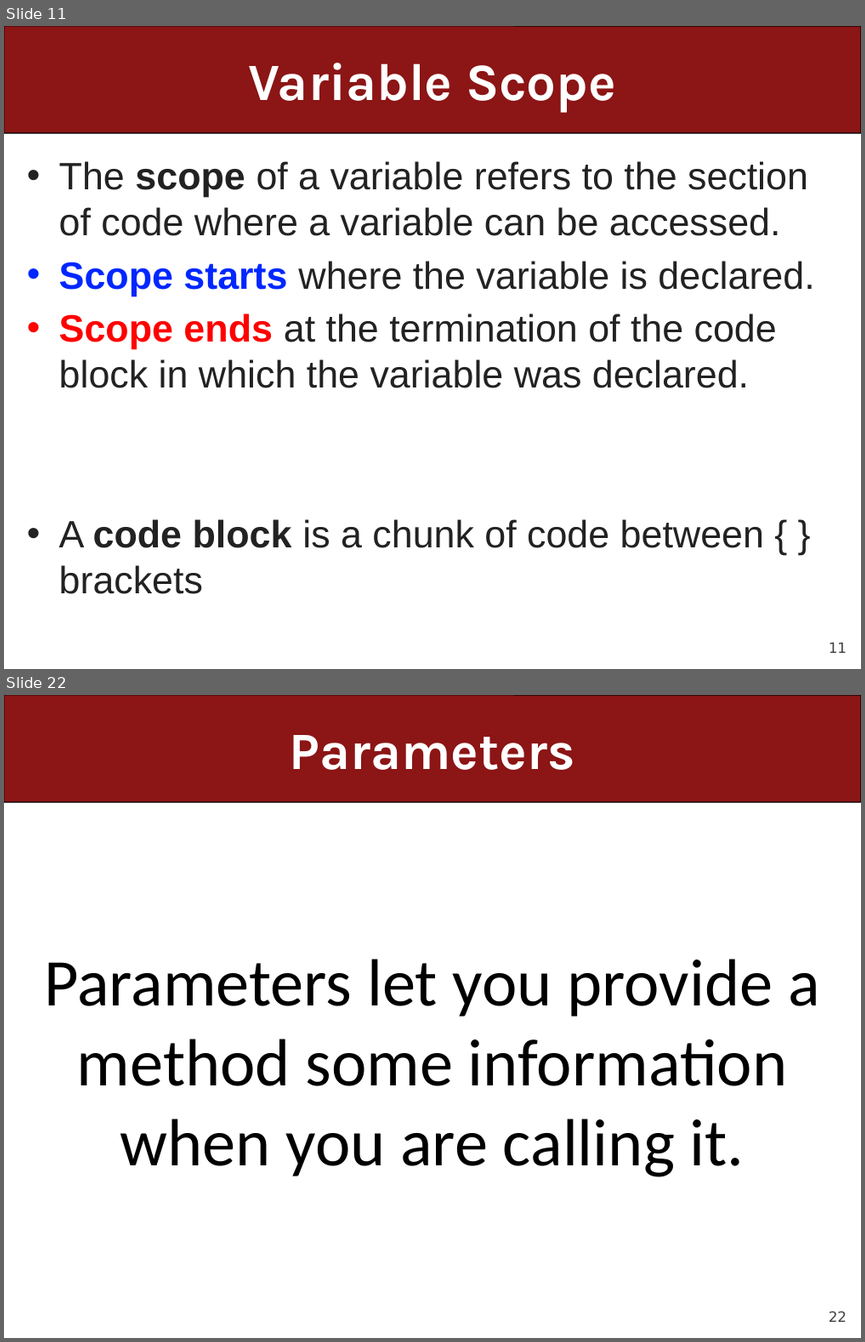
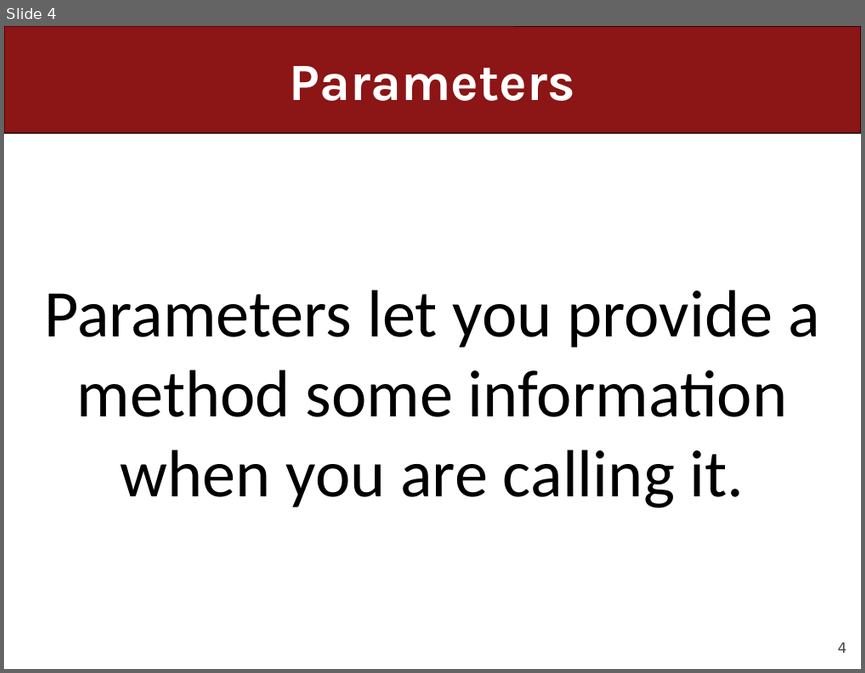
Before and after one commit to ckincaid17/cs106a-summer-2018, a slide deck: WWW/lectures/Lecture8/Lecture8.pptx. Shown one above the other, each under a label of ours: slides 11 and 22 before the commit, slide 4 after it; the slides between them are not shown. The pictures are 865x1342 and 865x673 pixels, drawn with LibreOffice and Linux fonts; fonts in the diff are those of the drawing. Boxes give left, top, right and bottom in pixels: in the first picture for what was removed or moved away, otherwise in the second. Text is boxed around its words. In the diff, an @@ line names an element or a change of style, - is before the commit and + after.

```diff
--- a/WWW/lectures/Lecture8/Lecture8.pptx
+++ b/WWW/lectures/Lecture8/Lecture8.pptx
@@ slide 11 removed at (x1=4, y1=26, x2=861, y2=669), background #FFFFFF; not listed: 2 template elements that a slide beside it also shows @@
@@ title removed at (x1=248, y1=63, x2=616, y2=113) @@
-Variable Scope
@@ text removed at (x1=59, y1=161, x2=814, y2=594) @@
-• The scope of a variable refers to the section of code where a variable can be accessed.
-• Scope starts where the variable is declared.
-• Scope ends at the termination of the code block in which the variable was declared.
-• A code block is a chunk of code between { } brackets
@@ what was slide 22 is now slide 4 @@
@@ page number at (x1=838, y1=641, x2=847, y2=652): text changed @@
-22
+4
```
Also in this commit, not shown: 6 slides changed, 17 slides added, 22 other slides removed, 1 other file.
